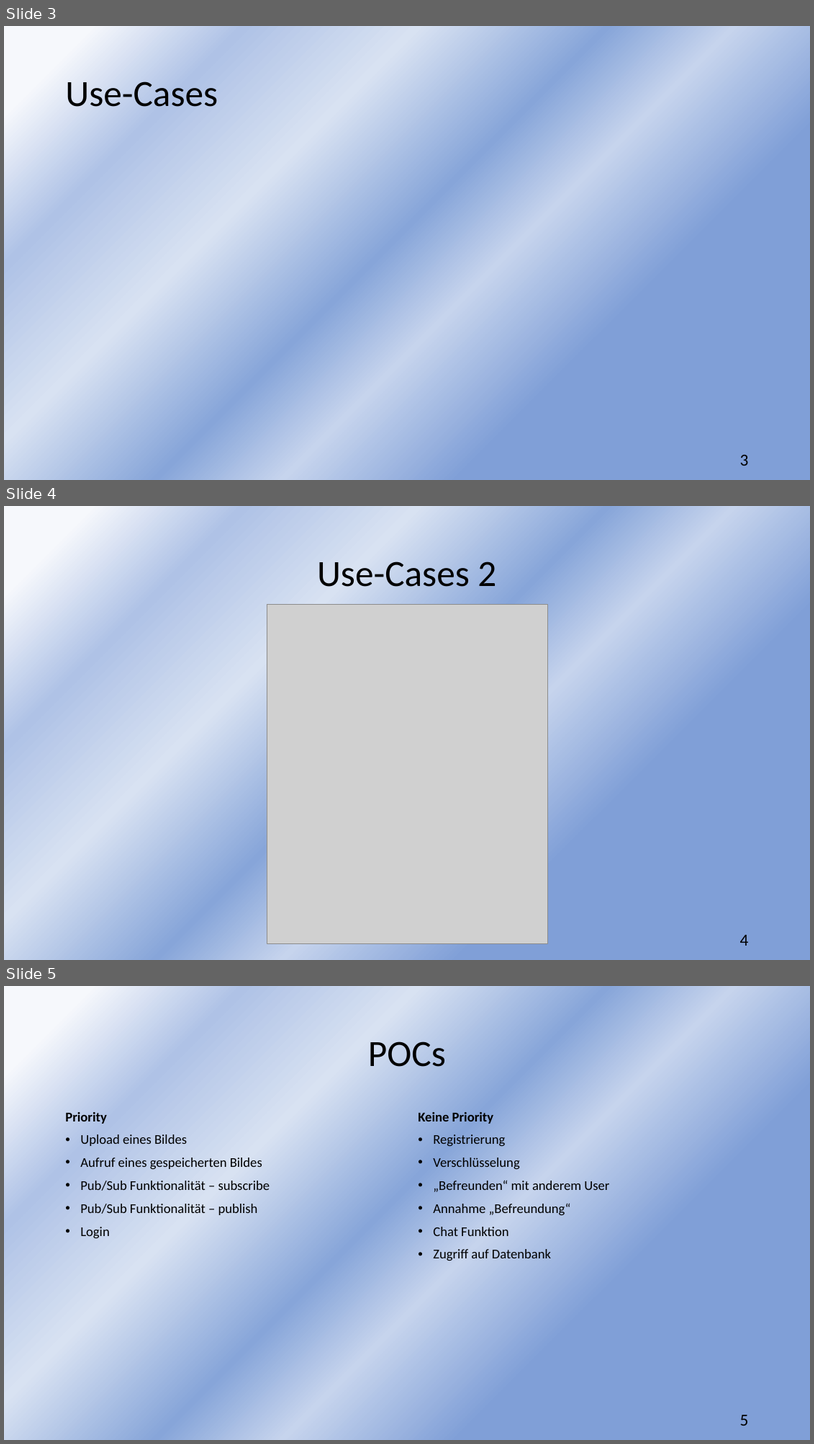
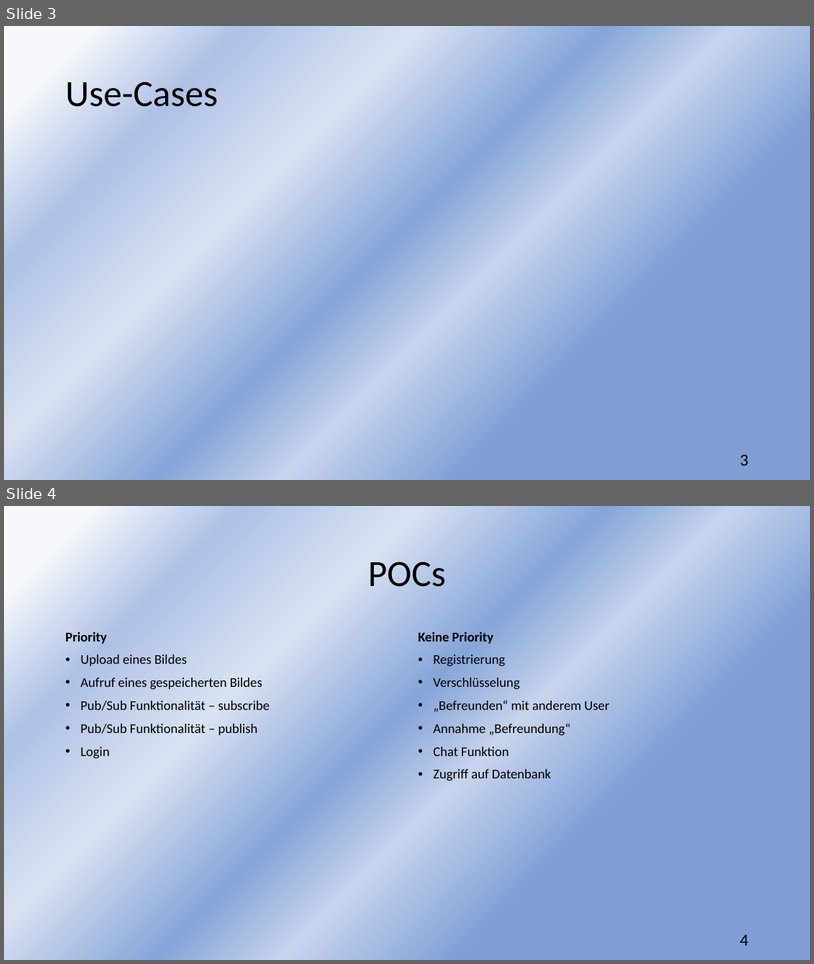
Before and after one commit to sebastiankoch10/EPWS2223HausenKochZimmer, a slide deck: Audits/EPWS2223HausenKochZimmer Audit 3.pptx. Shown one above the other, each under a label of ours: slides 3, 4 and 5 before the commit, slides 3 and 4 after it. The pictures are 814x1444 and 814x964 pixels, drawn with LibreOffice and Linux fonts; fonts in the diff are those of the drawing; grey boxes stand for pictures. Boxes give left, top, right and bottom in pixels: in the first picture for what was removed or moved away, otherwise in the second. Text is boxed around its words. In the diff, an @@ line names an element or a change of style, - is before the commit and + after.

Commit message:
Revert "add usecase2"
This reverts commit b83b2b171d2b000e4127efa23d0ef863ab092dbc.

```diff
--- a/Audits/EPWS2223HausenKochZimmer Audit 3.pptx
+++ b/Audits/EPWS2223HausenKochZimmer Audit 3.pptx
@@ slide 4 removed at [4, 506, 810, 960], background gradient #F6F8FC to #AFC2E6 to #D8E2F2 to #87A5D9 to #C6D4ED to #809FD7 @@
@@ title removed at [317, 561, 496, 587] @@
-Use-Cases 2
@@ picture removed at [267, 605, 548, 944] @@
@@ page number removed at [741, 934, 749, 945] @@
-4
@@ what was slide 5 is now slide 4 @@
@@ page number at [741, 934, 749, 945]: text changed @@
-5
+4
```
